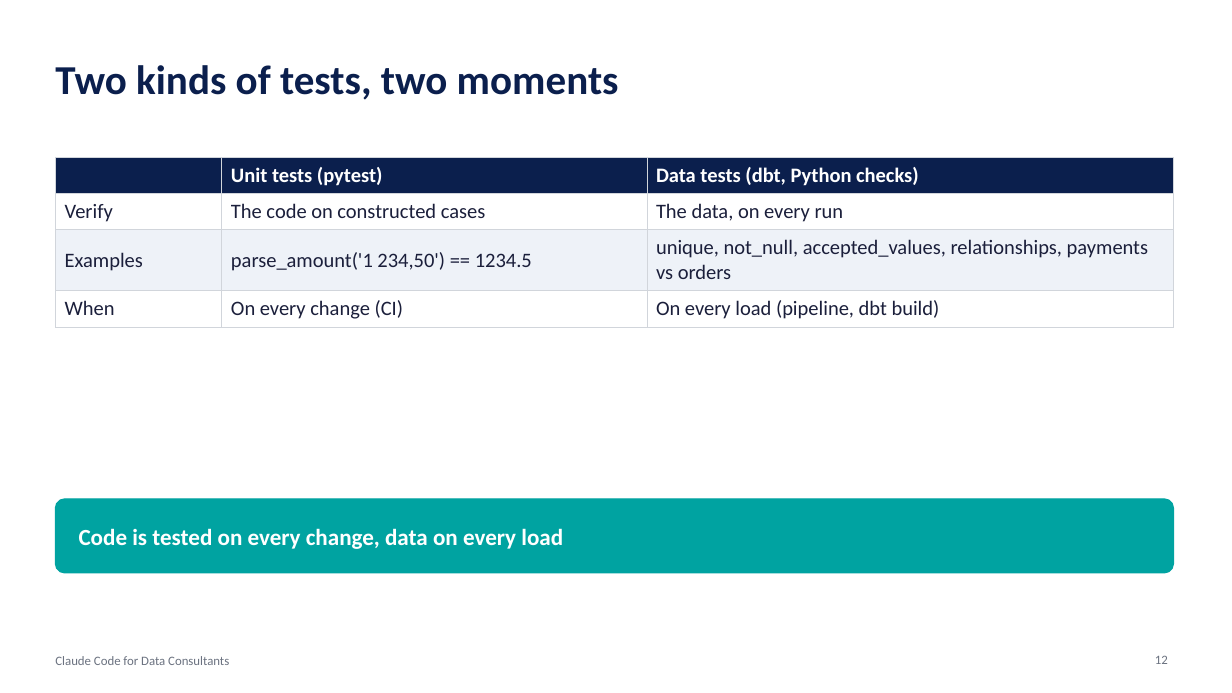
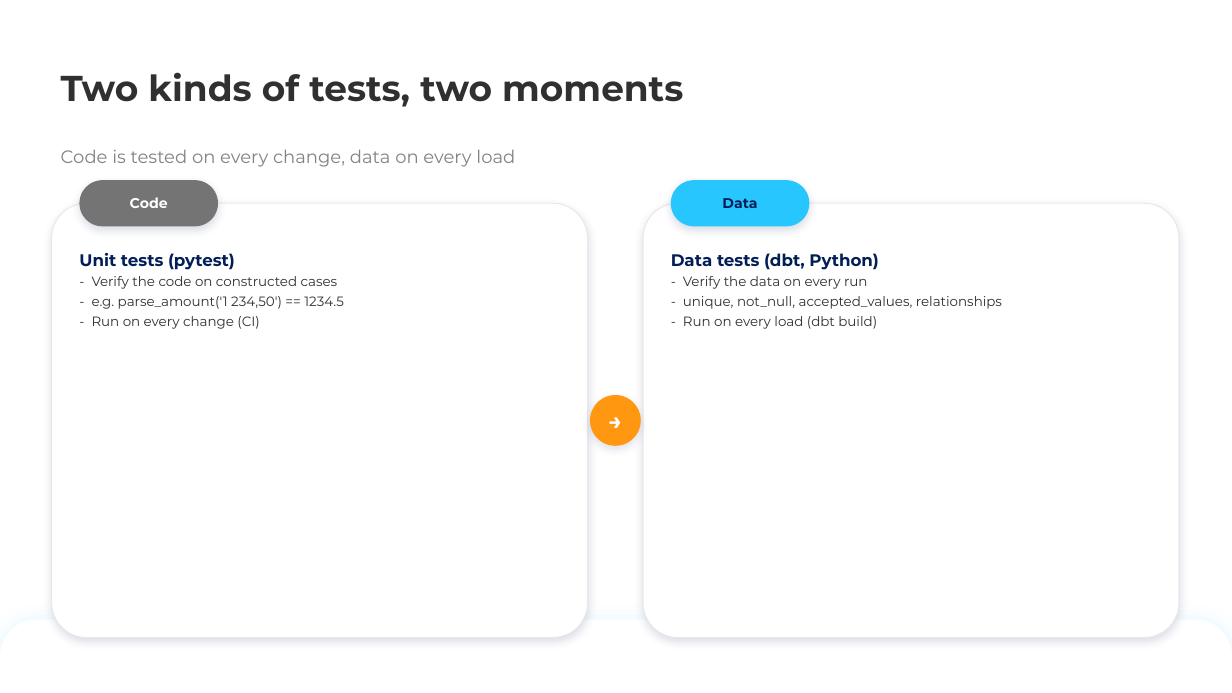
Before and after one commit to keyrus-formation/keyrus-claude-code-training, a slide deck: slide 12 of slides/3-testing-quality-integrations.pptx. Drawn at 1232x693 pixels with LibreOffice and Linux fonts; fonts in the diff are those of the drawing; background and template pictures are left out. Boxes give left, top, right and bottom in pixels: in the first picture for what was removed or moved away, otherwise in the second. Text is boxed around its words. In the diff, an @@ line names an element or a change of style, - is before the commit and + after.

```diff
--- a/slides/3-testing-quality-integrations.pptx
+++ b/slides/3-testing-quality-integrations.pptx
@@ title "Two kinds of tests, two ...": place and size @@
-title "Two kinds of tests, two ..." at [55,65,619,100]
+title "Two kinds of tests, two ..." at [61,72,683,107]
@@ title "Two kinds of tests, two ..." at [61,72,683,107]: size 32 to 28 pt, font Calibri to Montserrat, text colour #0B1F4D to #303030; line spacing 1 to 0.9; vertical alignment middle to bottom @@
@@ subtitle "Code is tested on every ...": place and size @@
-subtitle "Code is tested on every ..." at [79,528,563,549]
+subtitle "Code is tested on every ..." at [61,149,515,167]
@@ subtitle "Code is tested on every ..." at [61,149,515,167]: size 18 to 14 pt, font Calibri to Montserrat, text colour #FFFFFF to #828282, bold off; line spacing 1 to 0.9; more space between paragraphs; vertical alignment middle to bottom @@
@@ table removed at [55,157,1174,323], 4 rows, 3 columns @@
- | Unit tests (pytest) | Data tests (dbt, Python checks)
-Verify | The code on constructed cases | The data, on every run
-Examples | parse_amount('1 234,50') == 1234.5 | unique, not_null, accepted_values, relationships, payments vs orders
-When | On every change (CI) | On every load (pipeline, dbt build)
@@ rounded rectangle: place and size @@
-rounded rectangle at [55,499,1174,573]
+rounded rectangle at [52,203,588,638]
@@ rounded rectangle at [52,203,588,638]: fill #00A3A1 to #FFFFFF; outline #00A3A1 1 pt to #E8E8E8 0.75 pt; shadow on; proportions changed @@
@@ rounded rectangle added at [79,180,218,226], fill #747474, 11 pt, text #FFFFFF, bold @@
+Code
@@ rounded rectangle added at [643,203,1179,638], fill #FFFFFF, outline #E8E8E8 0.75 pt @@
@@ rounded rectangle added at [671,180,810,226], fill #28C6FF, 11 pt, text #021E57, bold @@
+Data
@@ text added at [79,253,344,329], 10.5 pt, text #303030 @@
+Unit tests (pytest)
+- Verify the code on constructed cases
+- e.g. parse_amount('1 234,50') == 1234.5
+- Run on every change (CI)
@@ text added at [671,253,1002,329], 10.5 pt, text #303030 @@
+Data tests (dbt, Python)
+- Verify the data on every run
+- unique, not_null, accepted_values, relationships
+- Run on every load (dbt build)
@@ ellipse added at [590,396,640,446], fill #FF9810, 18 pt, text #FFFFFF, bold @@
+→
@@ round same rect added at [0,619,1232,693], fill #FFFFFF @@
@@ text removed at [55,656,229,665] @@
-Claude Code for Data Consultants
@@ page number removed at [1155,655,1168,664] @@
-12
```
Also in this commit, not shown: 27 other slides changed, 4 slides added, 3 slides removed, 7 other files.
